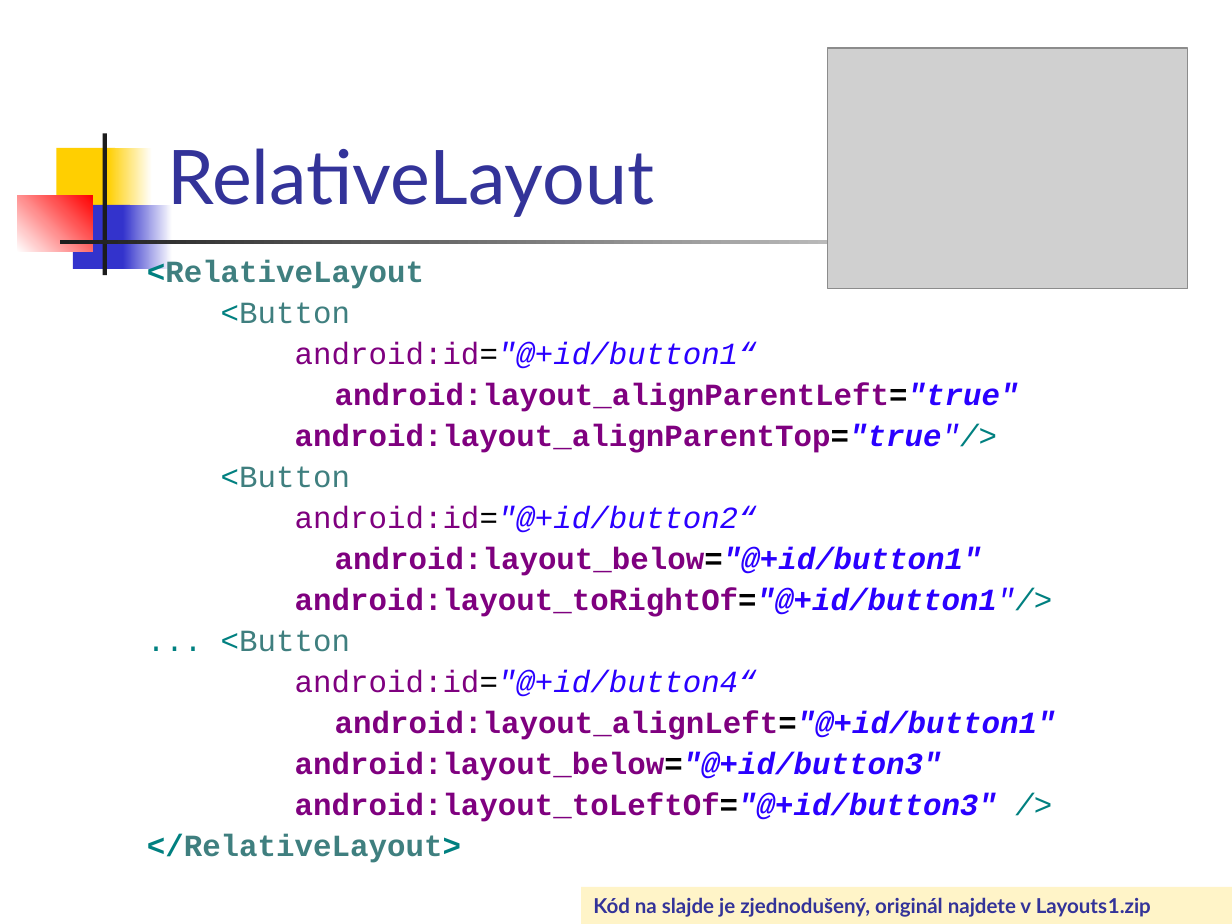
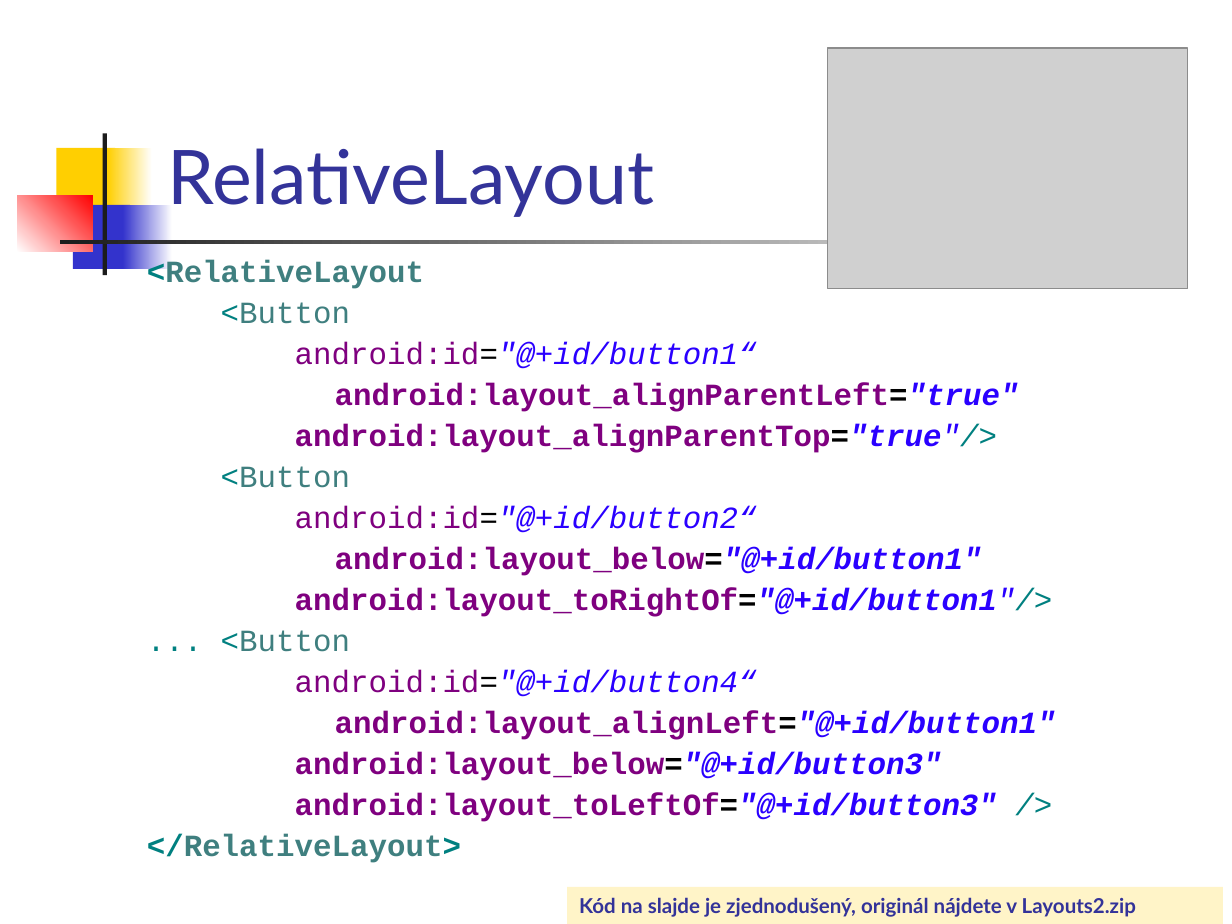
Before and after one commit to vmandro/Prednasky, a slide deck: slide 29 of 04/04_Android.ppt (slide 39 before the commit). Drawn at 1232x924 pixels with LibreOffice and Linux fonts; fonts in the diff are those of the drawing; grey boxes stand for pictures. Boxes give left, top, right and bottom in pixels: in the first picture for what was removed or moved away, otherwise in the second. Text is boxed around its words. In the diff, an @@ line names an element or a change of style, - is before the commit and + after.

```diff
--- a/04/04_Android.ppt
+++ b/04/04_Android.ppt
@@ rectangle "Kód na slajde je zjednodušený, ...": place and size @@
-rectangle "Kód na slajde je zjednodušený, ..." at [582,887,1232,924]
+rectangle "Kód na slajde je zjednodušený, ..." at [567,887,1222,924]
@@ text in rectangle at [579,897,1136,917]: text changed @@
-Kód na slajde je zjednodušený, originál najdete v Layouts1.zip
+Kód na slajde je zjednodušený, originál nájdete v Layouts2.zip
```
Also in this commit, not shown: 23 other slides changed, 1 slide added, 29 slides removed, 1 other file.
